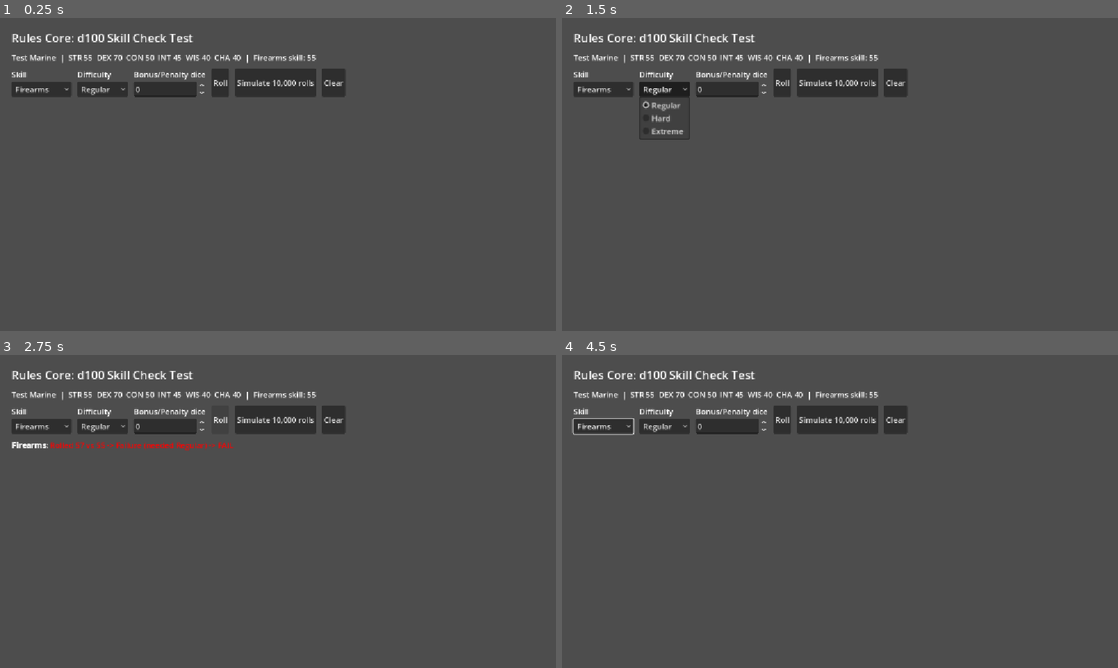
Above: before the commit, frames 1-4 (two rows, left to right).
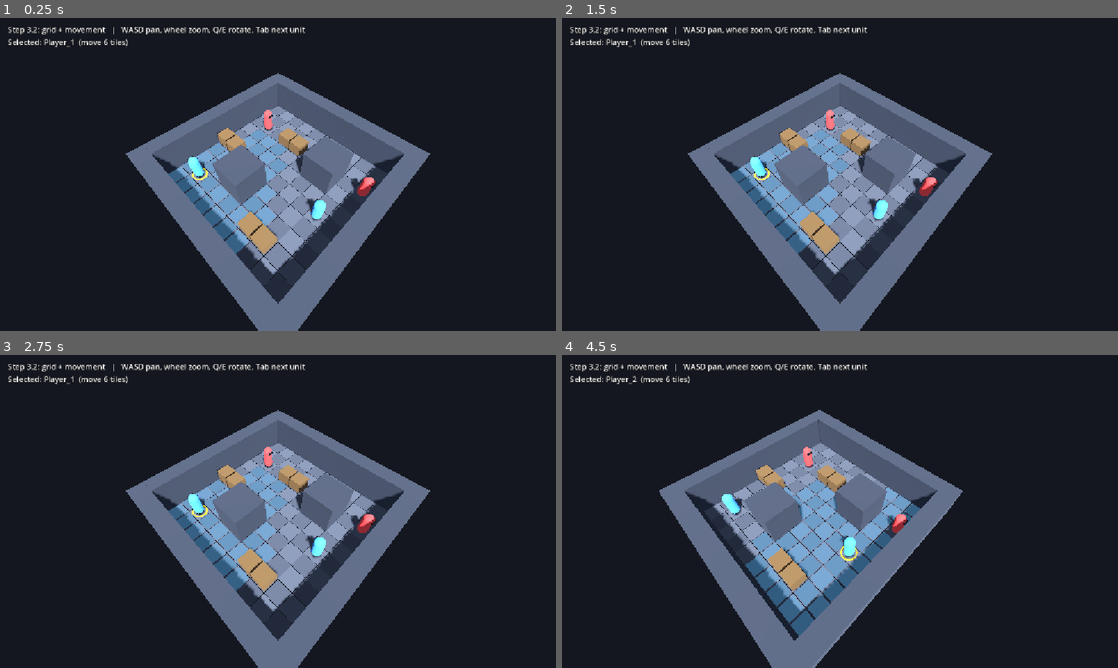
Above: after the commit, the same moments.

Repository: sneakyUnic0rn/space-rpg-project
Game: Godot game, scene res://scenes/battle/battle_test.tscn
Two runs of this game, one before a commit and one after it. Both use one fixed random seed, a clock stepped at 60 frames per second and the inputs below. Before the commit the project starts from res://scenes/dev/dice_test.tscn.
Inputs (mouse positions are in pixels of both pictures, inside the frame that each line leads up to):
- Up to frame 1 (0.25 s): no input
- Up to frame 2 (1.5 s): click (600, 89) at 0.5 s, where only the run before the commit has a clickable "Firearms"; click (662, 89) at 1.25 s, where only the run before the commit has a clickable "Regular"
- Up to frame 3 (2.75 s): click (222, 420) at 2 s, where only the run before the commit has a clickable "Roll"
- Up to frame 4 (4.5 s): click (840, 420) at 2.75 s, where only the run before the commit has a clickable "Simulate 10,000 rolls"; click (895, 420) at 3.5 s, where only the run before the commit has a clickable "Clear"; tap Enter at 4.25 s; move the mouse to (962, 495) at 4.27 s; hold D from 4.28 s (still down); tap Tab at 4.35 s; click (962, 495) at 4.42 s

The runs differ from the first frame. In frame 1, 100% of the frame differs, in the area x 0-100%, y 0-100%; in frame 2, 99%; in frame 3, 100%; in frame 4, 100%.

Commit message:
Add grid, camera and click-to-move

Diff:
--- a/space-rpg-project/project.godot
+++ b/space-rpg-project/project.godot
@@ -11,7 +11,7 @@
 [application]
 
 config/name="Space RPG Project"
-run/main_scene="res://scenes/dev/dice_test.tscn"
+run/main_scene="res://scenes/battle/battle_test.tscn"
 config/features=PackedStringArray("4.7", "Forward Plus")
 config/icon="res://icon.svg"
 
--- /dev/null
+++ b/space-rpg-project/scenes/battle/battle_test.tscn
@@ -0,0 +1,26 @@
+[gd_scene load_steps=4 format=3]
+
+[ext_resource type="Script" path="res://scripts/battle/battle_scene.gd" id="1"]
+[ext_resource type="Script" path="res://scripts/battle/battle_grid.gd" id="2"]
+[ext_resource type="Script" path="res://scripts/battle/camera_rig.gd" id="3"]
+
+[node name="BattleTest" type="Node3D"]
+script = ExtResource("1")
+
+[node name="BattleGrid" type="Node3D" parent="."]
+script = ExtResource("2")
+
+[node name="CameraRig" type="Node3D" parent="."]
+script = ExtResource("3")
+
+[node name="Units" type="Node3D" parent="."]
+
+[node name="HUD" type="CanvasLayer" parent="."]
+
+[node name="Info" type="Label" parent="HUD"]
+offset_left = 16.0
+offset_top = 12.0
+offset_right = 900.0
+offset_bottom = 90.0
+theme_override_colors/font_outline_color = Color(0, 0, 0, 1)
+theme_override_constants/outline_size = 4
--- /dev/null
+++ b/space-rpg-project/scripts/battle/battle_grid.gd
@@ -0,0 +1,183 @@
+class_name BattleGrid
+extends Node3D
+## The battle map. Built from a simple text layout you can edit in the Inspector:
+##   .  floor
+##   #  full cover (wall, blocks movement)
+##   h  half cover (low crate, blocks movement for now)
+##   P  player unit start (floor)
+##   E  enemy unit start (floor)
+
+const TILE := 1.0
+
+@export_multiline var layout := """
+############
+#....h.....#
+#.P..h..E..#
+#..........#
+#..##...h..#
+#..##...h..#
+#..........#
+#.h....##..#
+#.h....##..#
+#....P.....#
+#.......E..#
+############
+"""
+
+var width := 0
+var height := 0
+var spawns := {"P": [], "E": []}
+
+var _cells := {}  # Vector2i -> "." / "#" / "h"
+var _reach_root := Node3D.new()
+var _path_root := Node3D.new()
+var _materials := {}
+
+
+func build() -> void:
+	_parse_layout()
+	_build_meshes()
+	add_child(_reach_root)
+	add_child(_path_root)
+
+
+# --- Queries -------------------------------------------------------------
+
+func is_inside(cell: Vector2i) -> bool:
+	return cell.x >= 0 and cell.y >= 0 and cell.x < width and cell.y < height
+
+
+func terrain(cell: Vector2i) -> String:
+	return _cells.get(cell, "#")
+
+
+func is_floor(cell: Vector2i) -> bool:
+	return terrain(cell) == "."
+
+
+## 0 = none, 1 = half, 2 = full. Used later for cover bonuses.
+func cover_at(cell: Vector2i) -> int:
+	match terrain(cell):
+		"h": return 1
+		"#": return 2
+	return 0
+
+
+func cell_to_world(cell: Vector2i) -> Vector3:
+	return Vector3((cell.x + 0.5) * TILE, 0.0, (cell.y + 0.5) * TILE)
+
+
+func world_to_cell(pos: Vector3) -> Vector2i:
+	return Vector2i(floori(pos.x / TILE), floori(pos.z / TILE))
+
+
+func center() -> Vector3:
+	return Vector3(width * TILE / 2.0, 0.0, height * TILE / 2.0)
+
+
+# --- Highlights ----------------------------------------------------------
+
+func show_reachable(cells: Array) -> void:
+	_clear(_reach_root)
+	for cell in cells:
+		_reach_root.add_child(_tile_marker(cell, Color(0.25, 0.6, 1.0, 0.35), 0.02, 0.9))
+
+
+func show_path(cells: Array) -> void:
+	_clear(_path_root)
+	for i in cells.size():
+		var is_end: bool = i == cells.size() - 1
+		var color := Color(1.0, 0.85, 0.2, 0.9) if is_end else Color(1.0, 0.85, 0.2, 0.55)
+		_path_root.add_child(_tile_marker(cells[i], color, 0.03, 0.6 if is_end else 0.3))
+
+
+func clear_path() -> void:
+	_clear(_path_root)
+
+
+func clear_reachable() -> void:
+	_clear(_reach_root)
+
+
+# --- Building ------------------------------------------------------------
+
+func _parse_layout() -> void:
+	var lines: Array[String] = []
+	for line in layout.strip_edges().split("\n"):
+		lines.append(line.strip_edges())
+	height = lines.size()
+	width = 0
+	for line in lines:
+		width = maxi(width, line.length())
+
+	for y in height:
+		for x in width:
+			var ch := lines[y][x] if x < lines[y].length() else "#"
+			var cell := Vector2i(x, y)
+			if ch == "P" or ch == "E":
+				spawns[ch].append(cell)
+				ch = "."
+			if ch not in [".", "#", "h"]:
+				push_warning("Unknown map symbol '%s' at %s, treating as floor" % [ch, cell])
+				ch = "."
+			_cells[cell] = ch
+
+
+func _build_meshes() -> void:
+	var floor_mesh := BoxMesh.new()
+	floor_mesh.size = Vector3(TILE * 0.97, 0.1, TILE * 0.97)
+	var wall_mesh := BoxMesh.new()
+	wall_mesh.size = Vector3(TILE, 2.0, TILE)
+	var crate_mesh := BoxMesh.new()
+	crate_mesh.size = Vector3(TILE * 0.9, 0.8, TILE * 0.9)
+
+	for cell in _cells:
+		var pos := cell_to_world(cell)
+		var tile := MeshInstance3D.new()
+		tile.mesh = floor_mesh
+		var checker: bool = (cell.x + cell.y) % 2 == 0
+		tile.material_override = _mat(Color(0.32, 0.34, 0.38) if checker else Color(0.28, 0.30, 0.34))
+		tile.position = pos + Vector3(0, -0.05, 0)
+		add_child(tile)
+
+		match _cells[cell]:
+			"#":
+				var wall := MeshInstance3D.new()
+				wall.mesh = wall_mesh
+				wall.material_override = _mat(Color(0.22, 0.24, 0.28))
+				wall.position = pos + Vector3(0, 1.0, 0)
+				add_child(wall)
+			"h":
+				var crate := MeshInstance3D.new()
+				crate.mesh = crate_mesh
+				crate.material_override = _mat(Color(0.42, 0.33, 0.22))
+				crate.position = pos + Vector3(0, 0.4, 0)
+				add_child(crate)
+
+
+func _tile_marker(cell: Vector2i, color: Color, y: float, size: float) -> MeshInstance3D:
+	var plane := PlaneMesh.new()
+	plane.size = Vector2(TILE * size, TILE * size)
+	var m := MeshInstance3D.new()
+	m.mesh = plane
+	m.material_override = _mat(color, true)
+	m.position = cell_to_world(cell) + Vector3(0, y, 0)
+	return m
+
+
+func _mat(color: Color, unshaded := false) -> StandardMaterial3D:
+	var key := [color, unshaded]
+	if not _materials.has(key):
+		var m := StandardMaterial3D.new()
+		m.albedo_color = color
+		if color.a < 1.0:
+			m.transparency = BaseMaterial3D.TRANSPARENCY_ALPHA
+		if unshaded:
+			m.shading_mode = BaseMaterial3D.SHADING_MODE_UNSHADED
+		_materials[key] = m
+	return _materials[key]
+
+
+func _clear(node: Node) -> void:
+	for child in node.get_children():
+		child.queue_free()
--- /dev/null
+++ b/space-rpg-project/scripts/battle/battle_scene.gd
@@ -0,0 +1,188 @@
+extends Node3D
+## Step 3.2 test battle: select a unit, see where it can go, click to move.
+##   Left click your unit  select it
+##   Tab                   select the next player unit
+##   Hover a blue tile     preview the route
+##   Left click blue tile  move there
+## There are no turns yet, so units can move as often as you like.
+
+@onready var grid: BattleGrid = $BattleGrid
+@onready var camera_rig: CameraRig = $CameraRig
+@onready var units_root: Node3D = $Units
+@onready var info_label: Label = $HUD/Info
+
+var units: Array[Unit] = []
+var selected: Unit = null
+var _reach := {}
+var _hover_cell := Vector2i(-1, -1)
+
+
+func _ready() -> void:
+	_setup_environment()
+	grid.build()
+
+	for cell in grid.spawns["P"]:
+		_spawn_unit("player", cell)
+	for cell in grid.spawns["E"]:
+		_spawn_unit("enemy", cell)
+
+	camera_rig.bounds = AABB(Vector3.ZERO, Vector3(grid.width, 0, grid.height))
+	camera_rig.focus_on(grid.center())
+
+	var players := _player_units()
+	if not players.is_empty():
+		select_unit(players[0])
+	_update_info()
+
+
+func _unhandled_input(event: InputEvent) -> void:
+	if event is InputEventMouseMotion:
+		_on_hover(_cell_under_mouse(event.position))
+	elif event is InputEventMouseButton and event.pressed and event.button_index == MOUSE_BUTTON_LEFT:
+		_on_click(_cell_under_mouse(event.position))
+	elif event is InputEventKey and event.pressed and not event.echo and event.keycode == KEY_TAB:
+		_select_next()
+
+
+# --- Actions (public so tests and, later, the turn system can call them) ---
+
+func select_unit(unit: Unit) -> void:
+	if selected:
+		selected.set_selected(false)
+	selected = unit
+	if selected:
+		selected.set_selected(true)
+	_refresh_reach()
+	_update_info()
+
+
+func try_move_to(cell: Vector2i) -> bool:
+	if selected == null or selected.is_moving or cell == selected.cell:
+		return false
+	var path := GridPathfinder.path_to(_reach, cell)
+	if path.is_empty():
+		return false
+	grid.clear_reachable()
+	grid.clear_path()
+	await selected.move_along(path, grid)
+	_refresh_reach()
+	_update_info()
+	return true
+
+
+func unit_at(cell: Vector2i) -> Unit:
+	for u in units:
+		if u.cell == cell:
+			return u
+	return null
+
+
+# --- Internals -------------------------------------------------------------
+
+func _spawn_unit(team: String, cell: Vector2i) -> void:
+	var u := Unit.new()
+	u.team = team
+	u.name = "%s_%d" % [team.capitalize(), units.size() + 1]
+	units_root.add_child(u)
+	u.place_at(cell, grid)
+	if team == "enemy":
+		u.rotation.y = PI  # face the players
+	units.append(u)
+
+
+func _player_units() -> Array[Unit]:
+	var result: Array[Unit] = []
+	for u in units:
+		if u.team == "player":
+			result.append(u)
+	return result
+
+
+func _select_next() -> void:
+	var players := _player_units()
+	if players.is_empty():
+		return
+	var i := players.find(selected)
+	select_unit(players[(i + 1) % players.size()])
+
+
+func _walkable_for_selected(cell: Vector2i) -> bool:
+	if not grid.is_floor(cell):
+		return false
+	var other := unit_at(cell)
+	return other == null or other == selected
+
+
+func _refresh_reach() -> void:
+	grid.clear_path()
+	if selected == null:
+		_reach = {}
+		grid.clear_reachable()
+		return
+	_reach = GridPathfinder.reachable(selected.cell, selected.move_range, _walkable_for_selected)
+	var cells: Array = _reach["costs"].keys()
+	cells.erase(selected.cell)
+	grid.show_reachable(cells)
+
+
+func _on_hover(cell: Vector2i) -> void:
+	if cell == _hover_cell:
+		return
+	_hover_cell = cell
+	if selected and not selected.is_moving and _reach.get("costs", {}).has(cell) and cell != selected.cell:
+		grid.show_path(GridPathfinder.path_to(_reach, cell))
+	else:
+		grid.clear_path()
+	_update_info()
+
+
+func _on_click(cell: Vector2i) -> void:
+	if selected and selected.is_moving:
+		return
+	var clicked := unit_at(cell)
+	if clicked and clicked.team == "player":
+		select_unit(clicked)
+	else:
+		try_move_to(cell)
+
+
+## Where the mouse ray hits the floor (y = 0), as a grid cell.
+func _cell_under_mouse(mouse_pos: Vector2) -> Vector2i:
+	var cam := camera_rig.camera
+	var hit = Plane(Vector3.UP, 0.0).intersects_ray(
+		cam.project_ray_origin(mouse_pos), cam.project_ray_normal(mouse_pos))
+	if hit == null:
+		return Vector2i(-1, -1)
+	return grid.world_to_cell(hit)
+
+
+func _update_info() -> void:
+	var lines := ["Step 3.2: grid + movement   |   WASD pan, wheel zoom, Q/E rotate, Tab next unit"]
+	if selected:
+		var s := "Selected: %s  (move %.0f tiles)" % [selected.name, selected.move_range]
+		if _reach.get("costs", {}).has(_hover_cell) and _hover_cell != selected.cell:
+			s += "   |   route cost %.1f" % _reach["costs"][_hover_cell]
+		lines.append(s)
+	if grid.is_inside(_hover_cell):
+		var cover: String = ["no cover", "half cover", "full cover"][grid.cover_at(_hover_cell)]
+		lines.append("Tile %s: %s" % [_hover_cell, cover])
+	info_label.text = "\n".join(lines)
+
+
+func _setup_environment() -> void:
+	var env := Environment.new()
+	env.background_mode = Environment.BG_COLOR
+	env.background_color = Color(0.08, 0.09, 0.12)
+	env.ambient_light_source = Environment.AMBIENT_SOURCE_COLOR
+	env.ambient_light_color = Color(0.6, 0.65, 0.75)
+	env.ambient_light_energy = 0.6
+	env.tonemap_mode = Environment.TONE_MAPPER_FILMIC
+	var world_env := WorldEnvironment.new()
+	world_env.environment = env
+	add_child(world_env)
+
+	var sun := DirectionalLight3D.new()
+	sun.rotation_degrees = Vector3(-55, -35, 0)
+	sun.shadow_enabled = true
+	sun.light_energy = 1.1
+	add_child(sun)
--- /dev/null
+++ b/space-rpg-project/scripts/battle/camera_rig.gd
@@ -0,0 +1,79 @@
+class_name CameraRig
+extends Node3D
+## Tactics camera. The rig sits on the ground; the camera orbits around it.
+##   WASD / arrow keys  pan
+##   Middle mouse drag  pan
+##   Mouse wheel        zoom
+##   Q / E              rotate 90 degrees
+
+@export var pan_speed := 10.0
+@export var zoom_min := 6.0
+@export var zoom_max := 28.0
+@export var zoom_step := 1.5
+@export var pitch_degrees := 55.0
+@export var rotate_speed := 8.0
+
+## Limits for panning, set by the battle scene to the map size.
+var bounds := AABB(Vector3(-50, 0, -50), Vector3(100, 0, 100))
+
+var camera := Camera3D.new()
+var _distance := 13.0
+var _target_distance := 13.0
+var _target_yaw := deg_to_rad(-45.0)
+
+
+func _ready() -> void:
+	add_child(camera)
+	camera.current = true
+	rotation.y = _target_yaw
+	_update_camera()
+
+
+func _process(delta: float) -> void:
+	var input := Vector2.ZERO
+	if Input.is_physical_key_pressed(KEY_W) or Input.is_physical_key_pressed(KEY_UP): input.y -= 1
+	if Input.is_physical_key_pressed(KEY_S) or Input.is_physical_key_pressed(KEY_DOWN): input.y += 1
+	if Input.is_physical_key_pressed(KEY_A) or Input.is_physical_key_pressed(KEY_LEFT): input.x -= 1
+	if Input.is_physical_key_pressed(KEY_D) or Input.is_physical_key_pressed(KEY_RIGHT): input.x += 1
+	if input != Vector2.ZERO:
+		_pan(input.normalized() * pan_speed * delta * (_distance / 16.0))
+
+	rotation.y = lerp_angle(rotation.y, _target_yaw, minf(1.0, rotate_speed * delta))
+	_distance = lerpf(_distance, _target_distance, minf(1.0, 10.0 * delta))
+	_update_camera()
+
+
+func _unhandled_input(event: InputEvent) -> void:
+	if event is InputEventMouseButton and event.pressed:
+		if event.button_index == MOUSE_BUTTON_WHEEL_UP:
+			_target_distance = clampf(_target_distance - zoom_step, zoom_min, zoom_max)
+		elif event.button_index == MOUSE_BUTTON_WHEEL_DOWN:
+			_target_distance = clampf(_target_distance + zoom_step, zoom_min, zoom_max)
+	elif event is InputEventMouseMotion and event.button_mask & MOUSE_BUTTON_MASK_MIDDLE:
+		_pan(-event.relative * 0.02 * (_distance / 16.0))
+	elif event is InputEventKey and event.pressed and not event.echo:
+		if event.physical_keycode == KEY_Q:
+			_target_yaw += PI / 2
+		elif event.physical_keycode == KEY_E:
+			_target_yaw -= PI / 2
+
+
+func focus_on(point: Vector3) -> void:
+	position = Vector3(point.x, 0, point.z)
+
+
+## Move relative to where the camera is looking (x = sideways, y = forward/back).
+func _pan(amount: Vector2) -> void:
+	var right := transform.basis.x
+	var back := transform.basis.z
+	right.y = 0
+	back.y = 0
+	position += right.normalized() * amount.x + back.normalized() * amount.y
+	position.x = clampf(position.x, bounds.position.x, bounds.end.x)
+	position.z = clampf(position.z, bounds.position.z, bounds.end.z)
+
+
+func _update_camera() -> void:
+	var pitch := deg_to_rad(pitch_degrees)
+	camera.position = Vector3(0, sin(pitch) * _distance, cos(pitch) * _distance)
+	camera.rotation = Vector3(-pitch, 0, 0)
--- /dev/null
+++ b/space-rpg-project/scripts/battle/grid_pathfinder.gd
@@ -0,0 +1,60 @@
+class_name GridPathfinder
+## Works out where a unit can move and the cheapest route there.
+## Straight steps cost 1 tile, diagonal steps cost 1.5 (so diagonals
+## aren't a free shortcut). You can't cut a diagonal past a blocked corner.
+
+const STRAIGHT: Array[Vector2i] = [Vector2i(1, 0), Vector2i(-1, 0), Vector2i(0, 1), Vector2i(0, -1)]
+const DIAGONAL: Array[Vector2i] = [Vector2i(1, 1), Vector2i(1, -1), Vector2i(-1, 1), Vector2i(-1, -1)]
+const STRAIGHT_COST := 1.0
+const DIAGONAL_COST := 1.5
+
+
+## Every cell reachable from `start` within `max_cost`.
+## `walkable` is a function that takes a Vector2i and returns true if a unit may stand there.
+## Returns {"costs": {cell: cost}, "parents": {cell: previous cell}}.
+static func reachable(start: Vector2i, max_cost: float, walkable: Callable) -> Dictionary:
+	var costs := {start: 0.0}
+	var parents := {start: start}
+	var open: Array[Vector2i] = [start]
+
+	while not open.is_empty():
+		# Take the cheapest open cell (simple Dijkstra; our maps are small).
+		var best_i := 0
+		for i in range(1, open.size()):
+			if costs[open[i]] < costs[open[best_i]]:
+				best_i = i
+		var current: Vector2i = open[best_i]
+		open.remove_at(best_i)
+
+		for dir in STRAIGHT + DIAGONAL:
+			var next: Vector2i = current + dir
+			if not walkable.call(next):
+				continue
+			var is_diagonal := dir.x != 0 and dir.y != 0
+			if is_diagonal and (not walkable.call(current + Vector2i(dir.x, 0))
+					or not walkable.call(current + Vector2i(0, dir.y))):
+				continue
+			var new_cost: float = costs[current] + (DIAGONAL_COST if is_diagonal else STRAIGHT_COST)
+			if new_cost > max_cost + 0.001:
+				continue
+			if costs.has(next) and costs[next] <= new_cost:
+				continue
+			costs[next] = new_cost
+			parents[next] = current
+			open.append(next)
+
+	return {"costs": costs, "parents": parents}
+
+
+## The route from the start to `target`, not including the start cell.
+## Empty if the target isn't reachable.
+static func path_to(reach: Dictionary, target: Vector2i) -> Array[Vector2i]:
+	var path: Array[Vector2i] = []
+	if not reach["costs"].has(target):
+		return path
+	var cell := target
+	while reach["parents"][cell] != cell:
+		path.append(cell)
+		cell = reach["parents"][cell]
+	path.reverse()
+	return path
--- /dev/null
+++ b/space-rpg-project/scripts/battle/unit.gd
@@ -0,0 +1,85 @@
+class_name Unit
+extends Node3D
+## One character on the battlefield. For now a grey-box capsule.
+
+signal move_finished
+
+const STEP_TIME := 0.18  # seconds per tile when walking
+
+@export var team := "player"  # "player" or "enemy"
+## Movement per turn, in tiles. PLACEHOLDER until movement speed is designed.
+@export var move_range := 6.0
+
+var stats := CharacterStats.new()
+var cell := Vector2i.ZERO
+var is_moving := false
+
+var _ring := MeshInstance3D.new()
+
+
+func _ready() -> void:
+	var color := Color(0.3, 0.6, 1.0) if team == "player" else Color(0.9, 0.3, 0.3)
+
+	var body := MeshInstance3D.new()
+	var capsule := CapsuleMesh.new()
+	capsule.radius = 0.3
+	capsule.height = 1.6
+	body.mesh = capsule
+	body.material_override = _mat(color)
+	body.position.y = 0.8
+	add_child(body)
+
+	# A small "visor" so you can see which way the unit faces (-Z is forward).
+	var visor := MeshInstance3D.new()
+	var visor_mesh := BoxMesh.new()
+	visor_mesh.size = Vector3(0.35, 0.12, 0.15)
+	visor.mesh = visor_mesh
+	visor.material_override = _mat(Color(0.1, 0.1, 0.12))
+	visor.position = Vector3(0, 1.3, -0.27)
+	add_child(visor)
+
+	var torus := TorusMesh.new()
+	torus.inner_radius = 0.38
+	torus.outer_radius = 0.48
+	_ring.mesh = torus
+	_ring.material_override = _mat(Color(1.0, 0.85, 0.2))
+	_ring.position.y = 0.05
+	_ring.visible = false
+	add_child(_ring)
+
+
+func set_selected(selected: bool) -> void:
+	_ring.visible = selected
+
+
+func place_at(new_cell: Vector2i, grid: BattleGrid) -> void:
+	cell = new_cell
+	position = grid.cell_to_world(new_cell)
+
+
+## Walk tile by tile along `path`, turning to face each step.
+func move_along(path: Array[Vector2i], grid: BattleGrid) -> void:
+	if path.is_empty():
+		return
+	is_moving = true
+	cell = path.back()
+	var tween := create_tween()
+	for step in path:
+		var target := grid.cell_to_world(step)
+		tween.tween_callback(_face.bind(target))
+		tween.tween_property(self, "position", target, STEP_TIME)
+	await tween.finished
+	is_moving = false
+	move_finished.emit()
+
+
+func _face(target: Vector3) -> void:
+	var flat := Vector3(target.x, position.y, target.z)
+	if position.distance_to(flat) > 0.01:
+		look_at(flat, Vector3.UP)
+
+
+func _mat(color: Color) -> StandardMaterial3D:
+	var m := StandardMaterial3D.new()
+	m.albedo_color = color
+	return m
--- /dev/null
+++ b/space-rpg-project/tests/test_battle.gd
@@ -0,0 +1,84 @@
+extends SceneTree
+## Checks for the grid, pathfinding and movement. Run with:
+##   godot --headless --script res://tests/test_battle.gd
+
+var _failures := 0
+var _passes := 0
+
+
+func _initialize() -> void:
+	test_pathfinder()
+	await test_battle_scene()
+	print("\n%d passed, %d failed" % [_passes, _failures])
+	quit(1 if _failures > 0 else 0)
+
+
+func expect(condition: bool, label: String) -> void:
+	if condition:
+		_passes += 1
+		print("PASS  ", label)
+	else:
+		_failures += 1
+		print("FAIL  ", label)
+
+
+func test_pathfinder() -> void:
+	# Open 10x10 field.
+	var open_field := func(c: Vector2i) -> bool: return c.x >= 0 and c.y >= 0 and c.x < 10 and c.y < 10
+	var reach := GridPathfinder.reachable(Vector2i(5, 5), 3.0, open_field)
+	expect(reach["costs"].has(Vector2i(8, 5)), "3 straight tiles reachable with 3 movement")
+	expect(not reach["costs"].has(Vector2i(9, 5)), "4 straight tiles not reachable with 3 movement")
+	expect(is_equal_approx(reach["costs"][Vector2i(7, 7)], 3.0), "2 diagonal steps cost 3.0")
+	expect(not reach["costs"].has(Vector2i(8, 8)), "3 diagonal steps (4.5) out of range")
+	var path := GridPathfinder.path_to(reach, Vector2i(8, 5))
+	expect(path == [Vector2i(6, 5), Vector2i(7, 5), Vector2i(8, 5)], "straight path is correct and excludes the start")
+
+	# Wall in the way: column x=3 blocked except at y=0.
+	var walled := func(c: Vector2i) -> bool:
+		return c.x >= 0 and c.y >= 0 and c.x < 7 and c.y < 7 and not (c.x == 3 and c.y > 0)
+	reach = GridPathfinder.reachable(Vector2i(1, 3), 20.0, walled)
+	path = GridPathfinder.path_to(reach, Vector2i(5, 3))
+	expect(not path.is_empty() and Vector2i(3, 0) in path, "path goes around the wall through the gap")
+	for c in path:
+		if not walled.call(c):
+			expect(false, "path never enters a wall")
+			return
+	expect(true, "path never enters a wall")
+
+	# No cutting corners: from (2,1) to (3,0)... diagonal past wall (3,1) must be refused.
+	reach = GridPathfinder.reachable(Vector2i(2, 1), 1.5, walled)
+	expect(not reach["costs"].has(Vector2i(3, 0)), "can't cut a diagonal past a wall corner")
+
+
+func test_battle_scene() -> void:
+	var scene: Node3D = load("res://scenes/battle/battle_test.tscn").instantiate()
+	root.add_child(scene)
+	await process_frame
+
+	expect(scene.grid.width == 12 and scene.grid.height == 12, "test map is 12x12")
+	expect(scene.units.size() == 4, "2 player + 2 enemy units spawned")
+	expect(scene.selected != null and scene.selected.team == "player", "a player unit starts selected")
+	expect(not scene.grid.is_floor(Vector2i(0, 0)), "outer wall is not walkable")
+	expect(scene.grid.cover_at(Vector2i(5, 1)) == 1, "crate gives half cover")
+
+	var unit: Unit = scene.selected
+	var start := unit.cell
+	var target := start + Vector2i(0, 3)  # straight down, open floor
+	expect(scene.grid.is_floor(target), "test target is a floor tile")
+	var moved: bool = await scene.try_move_to(target)
+	expect(moved, "unit accepts a move to a reachable tile")
+	expect(unit.cell == target, "unit's cell updated after moving")
+	expect(unit.position.distance_to(scene.grid.cell_to_world(target)) < 0.01, "unit physically arrived on the tile")
+
+	var wall_move: bool = await scene.try_move_to(Vector2i(0, 0))
+	expect(not wall_move and unit.cell == target, "unit refuses to move into a wall")
+
+	var far: bool = await scene.try_move_to(Vector2i(10, 10))
+	expect(not far, "unit refuses a tile beyond its movement range")
+
+	var enemy_cell: Vector2i = scene.grid.spawns["E"][0]
+	expect(not scene._reach["costs"].has(enemy_cell), "can't move onto another unit's tile")
+
+	scene._select_next()
+	expect(scene.selected != unit and scene.selected.team == "player", "Tab switches to the other player unit")
+	scene.queue_free()
Not shown, added: space-rpg-project/scripts/battle/battle_grid.gd.uid
Not shown, added: space-rpg-project/scripts/battle/battle_scene.gd.uid
Not shown, added: space-rpg-project/scripts/battle/camera_rig.gd.uid
Not shown, added: space-rpg-project/scripts/battle/grid_pathfinder.gd.uid
Not shown, added: space-rpg-project/scripts/battle/unit.gd.uid
Not shown, added: space-rpg-project/tests/test_battle.gd.uid
Not shown, added: BACKLOG.md
